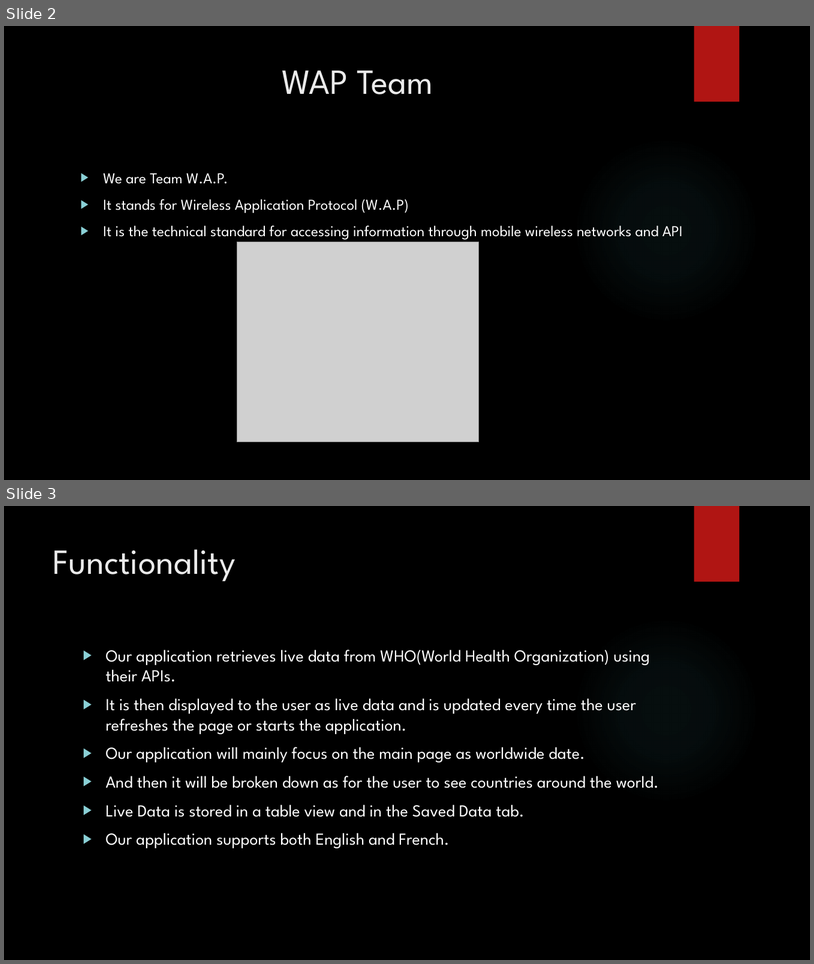
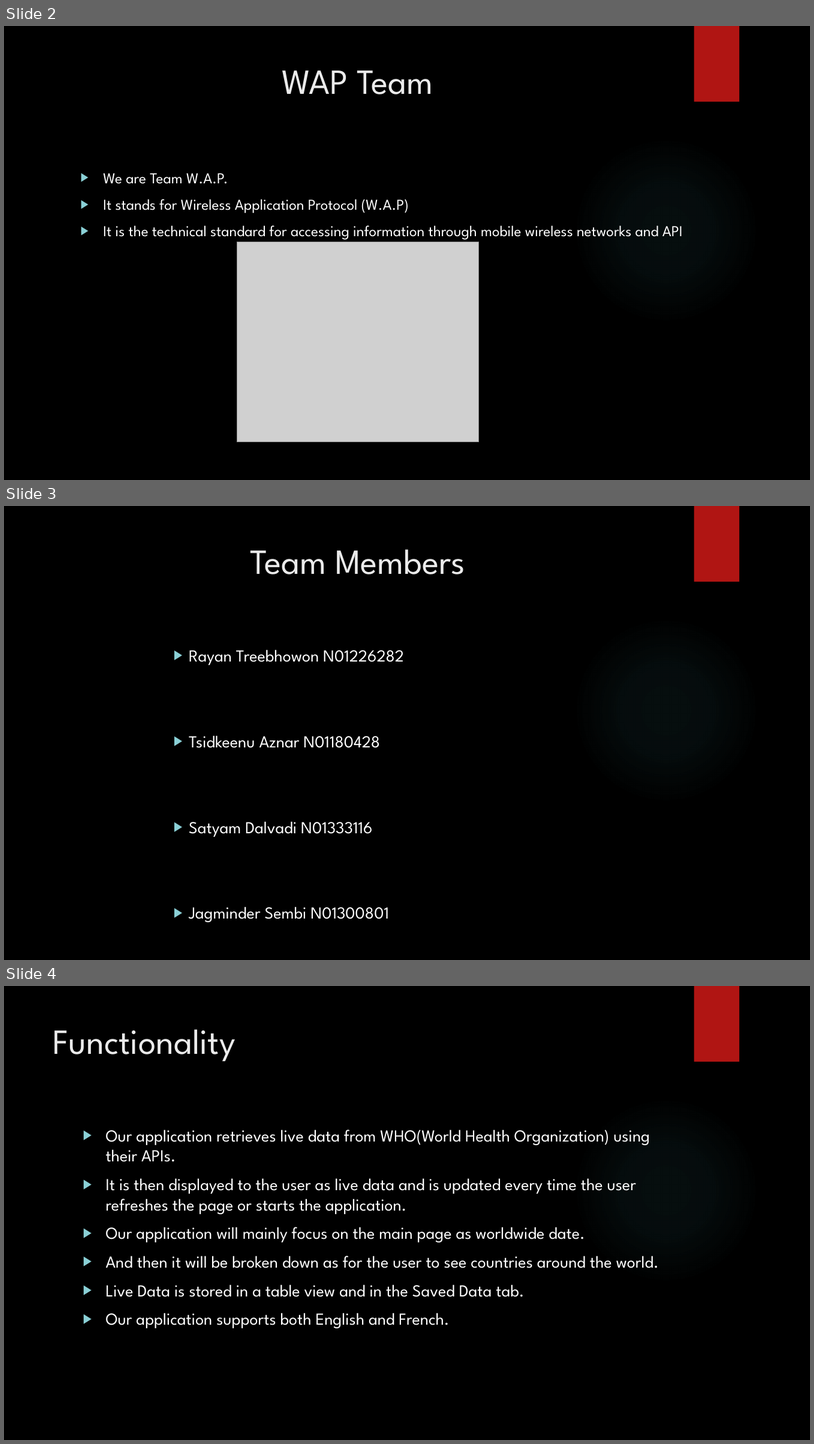
Before and after one commit to TsidAznar/WAPCENG319, a slide deck: Final Presentation.pptx. Shown one above the other, each under a label of ours: slides 2 and 3 before the commit, slides 2, 3 and 4 after it. The pictures are 814x964 and 814x1444 pixels, drawn with LibreOffice and Linux fonts; fonts in the diff are those of the drawing; grey boxes stand for pictures; background and template pictures are left out. Boxes give left, top, right and bottom in pixels: in the first picture for what was removed or moved away, otherwise in the second. Text is boxed around its words. In the diff, an @@ line names an element or a change of style, - is before the commit and + after.

```diff
--- a/Final Presentation.pptx
+++ b/Final Presentation.pptx
@@ slide 3 added at <box>4,506,810,960</box>, background picture (left out); not listed: 2 template elements that a slide beside it also shows @@
@@ title added at <box>250,549,465,574</box>, 42 pt, text #EBEBEB @@
+Team Members
@@ text added at <box>189,649,404,922</box>, 20 pt, text #FFFFFF @@
+      ▶ Rayan Treebhowon N01226282
+      ▶ Tsidkeenu Aznar N01180428
+      ▶ Satyam Dalvadi N01333116
+      ▶ Jagminder Sembi N01300801
@@ what was slide 3 is now slide 4 @@
```
